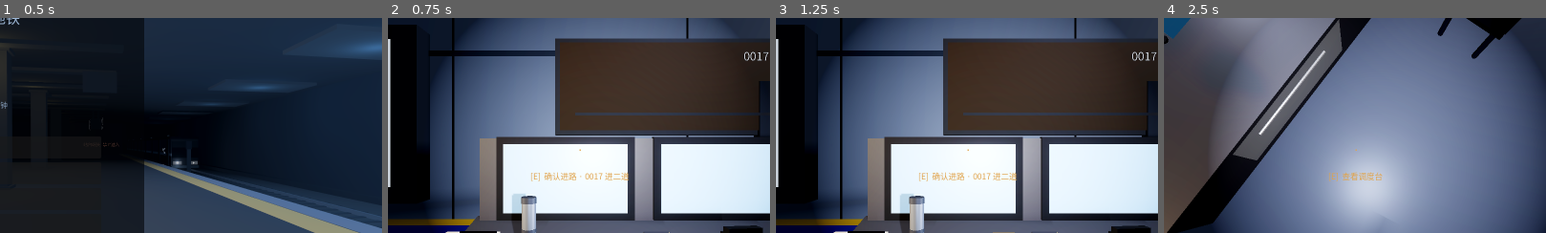
Above: before the commit, frames 1-4 (left to right).
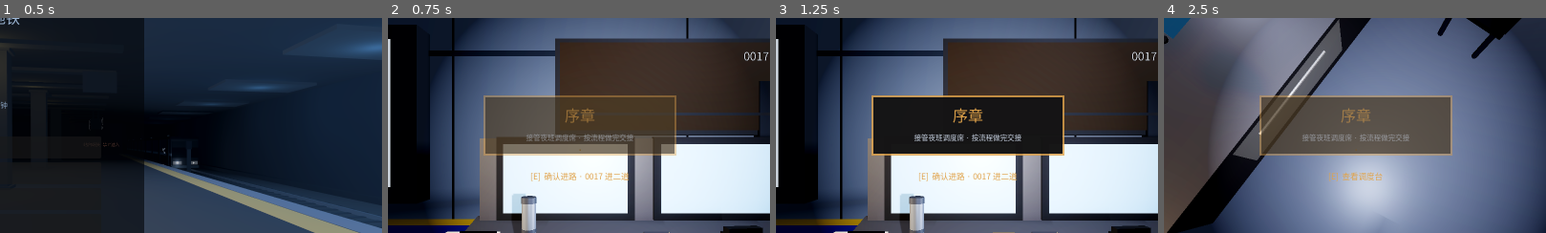
Above: after the commit, the same moments.

Repository: sabrina1647412733-collab/anomaly-bureau-game
Game: Godot game, scene res://scenes/main.tscn
The game is run twice, just before and just after one commit, with the same random seed, the same clock (stepped at 60 frames per second) and the same inputs.
Inputs (mouse positions are % of the whole screen's width and height, from its top left):
- Up to frame 1 (0.5 s): no input
- Up to frame 2 (0.75 s): click "开 始 新 的 一 夜" at 0.5 s
- Up to frame 3 (1.25 s): no input
- Up to frame 4 (2.5 s): tap Enter at 1.25 s; move the mouse to (55, 50) at 1.27 s; hold E 1.28-2.03 s; hold Up from 1.28 s (still down); click (55, 50) at 1.42 s; tap Space at 1.52, 2.27 s; move the mouse to (45, 50) at 2.02 s; tap R at 2.1 s; click (45, 50) at 2.17 s
The pictures show only the part of the screen within x 25-75%, y 19-69%; the shares and areas given below are measured in that part.

Frame 1 is identical in both runs. In frame 2, 9.2% of the frame differs, in the area x 25-76%, y 36-64%; in frame 3, 14%; in frame 4, 14%.

Commit message:
[godot] 可玩性：每轮开头加一张「第 N 轮」卡片
第 35 节里自己列的第一条。原来换轮时画面淡回来就直接进 play，玩家不知道进到第几轮、这轮该干什么。
新增 round_card（Control，放在 hud_fade 下面，过场黑幕会一起盖住）：
金边 + 近黑底（0.94；第一版 0.86 时副标题被背后亮着的监视器透得发灰，看图后加深）+ 大标题 + 一行小字。
标题取现成的 ROUND_NAMES[round+1]，小字是本轮提示（ROUND_HINTS 五条，序章/1/2/3/4 各一句）。
节奏：淡入 0.35s → 停 1.9s → 淡出 0.55s（Tween），总长 2.8s，mouse_filter=IGNORE 不挡操作。
自检 exit 0；audit 0/0；看图验收 rc_轮次卡2.png - 小千

Diff:
--- a/scripts/game.gd
+++ b/scripts/game.gd
@@ -60,6 +60,9 @@
 var prompt_ring: MeshInstance3D = null      # 交互目标脚下的「呼吸环」
 var prompt_ring_mat: StandardMaterial3D = null
 var ring_flash := 0.0                      # 按下 E 之后 1 秒的高亮
+var round_card: Control = null                   # 每轮开头那张「第 N 轮」卡片
+var round_card_title: Label = null
+var round_card_sub: Label = null
 var desk_phone_mat: StandardMaterial3D = null   # 调度台上那台老式电话的指示灯
 var desk_phone_t := 0.0
 var tun_lamp_mat: StandardMaterial3D = null        # 环线隧道里那盏坏灯
@@ -250,6 +253,24 @@
 	hud_end_title = _label(root, 0, Vector2(340, 320), Vector2(920, 80), 46, Color(0.88,0.64,0.29))
 	hud_end.text = ""
 	hud_end_title.text = ""
+	# 每轮开头的标题卡（放在 fade 下面，过场淡入淡出会把它一起盖住）
+	round_card = Control.new()
+	round_card.set_anchors_preset(Control.PRESET_FULL_RECT)
+	round_card.mouse_filter = Control.MOUSE_FILTER_IGNORE
+	var card_edge := ColorRect.new()
+	card_edge.color = Color(0.88, 0.64, 0.29, 0.80)
+	card_edge.position = Vector2(598, 336); card_edge.size = Vector2(404, 126)
+	card_edge.mouse_filter = Control.MOUSE_FILTER_IGNORE
+	round_card.add_child(card_edge)
+	var card_fill := ColorRect.new()
+	card_fill.color = Color(0.04, 0.05, 0.07, 0.94)
+	card_fill.position = Vector2(602, 340); card_fill.size = Vector2(396, 118)
+	card_fill.mouse_filter = Control.MOUSE_FILTER_IGNORE
+	round_card.add_child(card_fill)
+	round_card_title = _label(round_card, 0, Vector2(600, 352), Vector2(400, 54), 32, Color(0.88, 0.64, 0.29))
+	round_card_sub = _label(round_card, 0, Vector2(600, 412), Vector2(400, 36), 15, Color(0.78, 0.82, 0.88))
+	round_card.visible = false
+	root.add_child(round_card)
 	hud_fade = ColorRect.new()
 	hud_fade.color = Color(0, 0, 0, 1)
 	hud_fade.position = Vector2.ZERO
@@ -634,6 +655,7 @@
 	_restore_player_cam()      # 释放过场机位、交还控制权
 	Input.mouse_mode = Input.MOUSE_MODE_CAPTURED
 	_fade_to(0.0, 1.2)
+	_show_round_card()
 	# 人物出现
 	for np in npcs:
 		np["node"].visible = (np["show_round"] >= 0 and np["show_round"] <= round)
@@ -1381,6 +1403,22 @@
 	tun_lamp_mat.emission_energy_multiplier = 1.05 * v
 	if tun_lamp_light != null:
 		tun_lamp_light.light_energy = 1.55 * v
+## 每轮开头的「第 N 轮」卡片：淡入 0.35s → 停 1.9s → 淡出 0.55s
+const ROUND_HINTS := ["接管夜班调度席 · 按流程做完交接", "林岚说，红灯亮了，但慢了半秒",
+	"周砚的录音里，有一句被剪掉的话", "陈默还带着那只包", "0017 次，二道停车"]
+func _show_round_card() -> void:
+	if round_card == null:
+		return
+	var i := clampi(round + 1, 0, ROUND_NAMES.size() - 1)
+	round_card_title.text = String(ROUND_NAMES[i])
+	round_card_sub.text = String(ROUND_HINTS[i]) if i < ROUND_HINTS.size() else ""
+	round_card.visible = true
+	round_card.modulate.a = 0.0
+	var tw := create_tween()
+	tw.tween_property(round_card, "modulate:a", 1.0, 0.35)
+	tw.tween_interval(1.9)
+	tw.tween_property(round_card, "modulate:a", 0.0, 0.55)
+	tw.tween_callback(func() -> void: round_card.visible = false)
 # ------------------------------------------------------------------ 动画
 func _animate_doors(delta: float) -> void:
 	var lv: MeshInstance3D = get_meta("lever")
Not shown, changed: README.md
